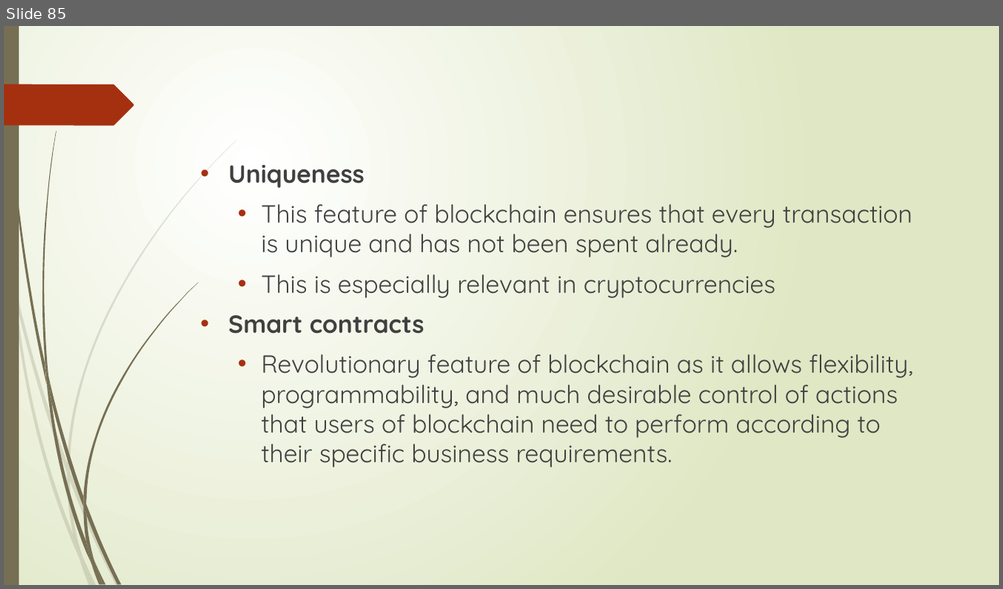
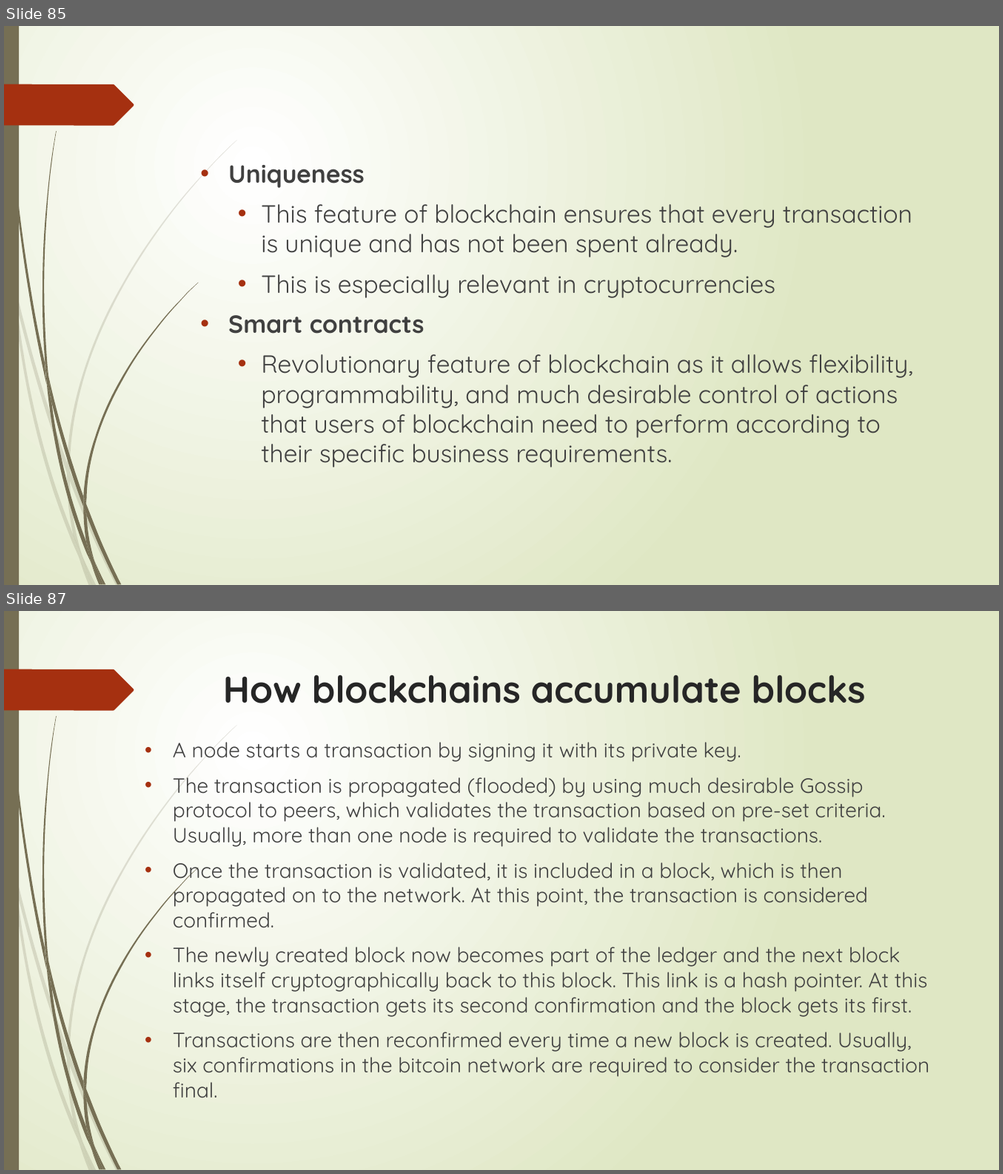
Before and after one commit to sarangparikh22/nmit-blockchain, a slide deck: Distributed Systems 101/Unit1_ppt.pptx. Shown one above the other, each under a label of ours: slide 85 before the commit, slides 85 and 87 after it; the slides between them are not shown. The pictures are 1003x589 and 1003x1174 pixels, drawn with LibreOffice and Linux fonts; fonts in the diff are those of the drawing. Boxes give left, top, right and bottom in pixels: in the first picture for what was removed or moved away, otherwise in the second. Text is boxed around its words. In the diff, an @@ line names an element or a change of style, - is before the commit and + after.

Commit message:
Blockchain Introduction

```diff
--- a/Distributed Systems 101/Unit1_ppt.pptx
+++ b/Distributed Systems 101/Unit1_ppt.pptx
@@ slide 87 added at (4, 611, 999, 1170), background gradient #FFFFFF to #DFE8C4; not listed: 24 template elements that a slide beside it also shows @@
@@ title added at (223, 675, 865, 703), 36 pt, text #262626, bold @@
+How blockchains accumulate blocks
@@ text added at (173, 742, 929, 1099), 20 pt, text #404040 @@
+• A node starts a transaction by signing it with its private key.
+• The transaction is propagated (flooded) by using much desirable Gossip protocol to peers, which validates the transaction based on pre-set criteria. Usually, more than one node is required to validate the transactions.
+• Once the transaction is validated, it is included in a block, which is then propagated on to the network. At this point, the transaction is considered confirmed.
+• The newly created block now becomes part of the ledger and the next block links itself cryptographically back to this block. This link is a hash pointer. At this stage, the transaction gets its second confirmation and the block gets its first.
+• Transactions are then reconfirmed every time a new block is created. Usually, six confirmations in the bitcoin network are required to consider the transaction final.
```
Also in this commit, not shown: 2 slides changed, 29 other slides added.
